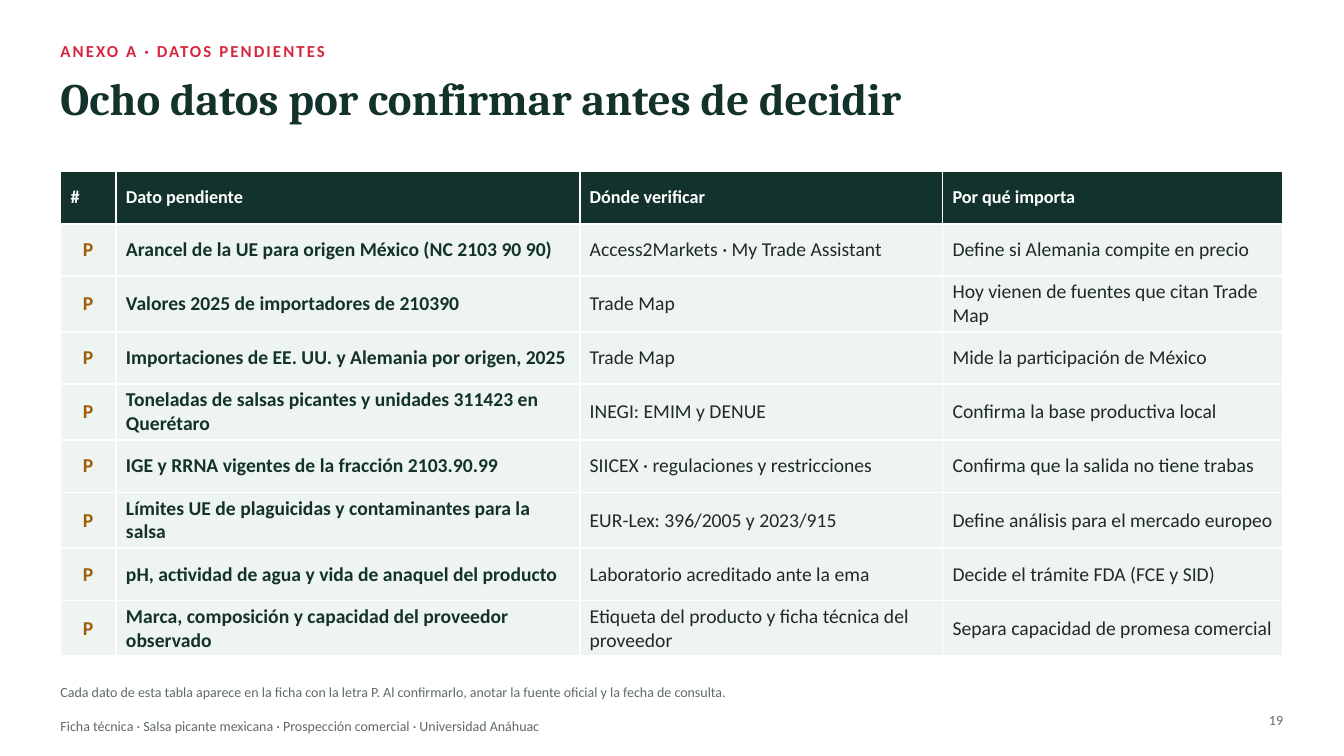
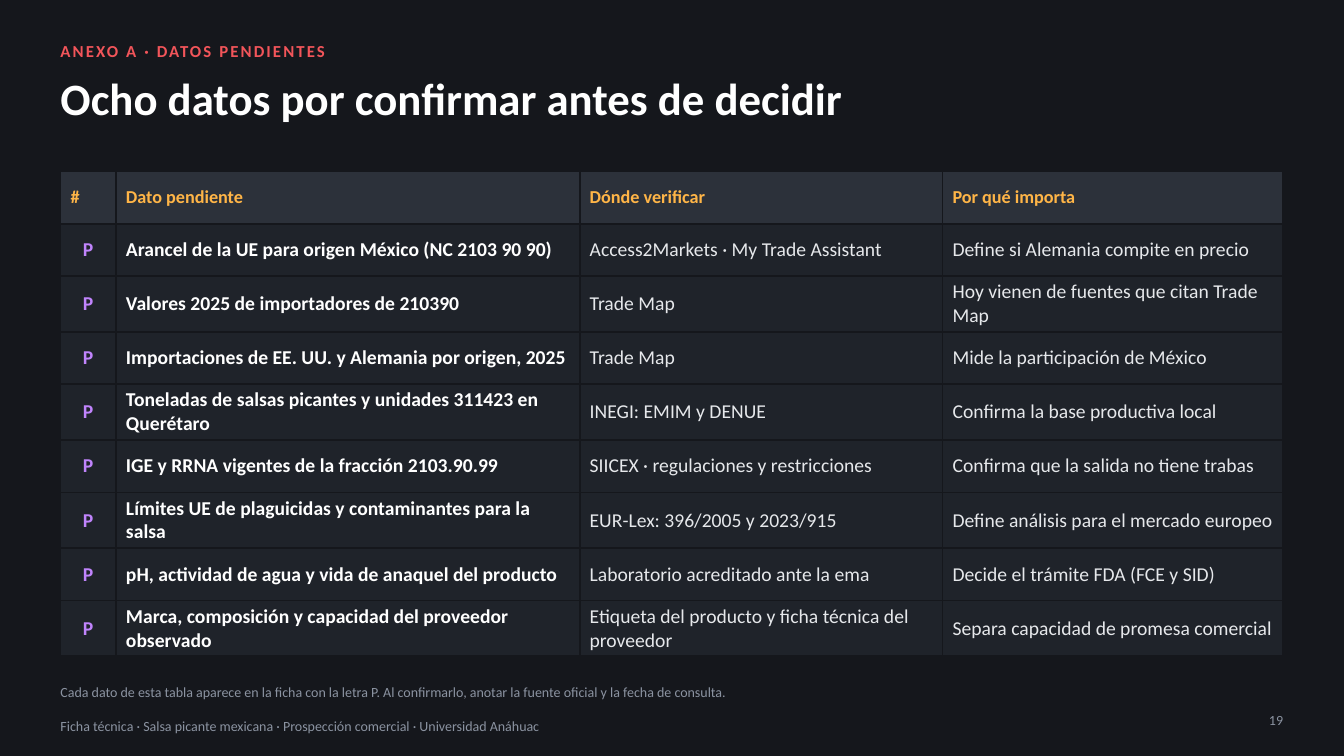
Before and after one commit to psiantonioochoa-design/Arquitectura, a slide deck: slide 19 of comercio-exterior/Ficha técnica · Salsa picante · Viabilidad arancelaria y de mercado.pptx. Drawn at 1344x756 pixels with LibreOffice and Linux fonts; fonts in the diff are those of the drawing. Boxes give left, top, right and bottom in pixels: in the first picture for what was removed or moved away, otherwise in the second. Text is boxed around its words. In the diff, an @@ line names an element or a change of style, - is before the commit and + after.

```diff
--- a/comercio-exterior/Ficha técnica · Salsa picante · Viabilidad arancelaria y de mercado.pptx
+++ b/comercio-exterior/Ficha técnica · Salsa picante · Viabilidad arancelaria y de mercado.pptx
@@ background #FFFFFF to #15171C @@
@@ text "ANEXO A · DATOS PENDIENTES" at [60, 46, 70, 57]: text colour #D7263D to #F2555A @@
@@ title "Ocho datos por confirmar antes ..." at [60, 83, 842, 122]: font Cambria to Calibri, text colour #13322B to #FFFFFF @@
@@ table at [60, 171, 1284, 654] @@
@@ fill #13322B to #2C313A in row 1 @@
@@ fill #EEF4F0 to #1F232A in 32 cells @@
@@ text colour #FFFFFF to #FFB547 in "#", "Dato pendiente", "Dónde verificar", "Por qué importa" @@
@@ text colour #A15C07 to #C084FC in "P", "P", "P", "P" and 4 more places @@
@@ text colour #13322B to #FFFFFF in "Arancel de la UE para origen México ...", "Valores 2025 de importadores de 210390", "Importaciones de EE. UU. y Alemania por ...", "Toneladas de salsas picantes y unidades 311423 ..." and 4 more places @@
@@ text colour #1F2A24 to #E6E8EB in "Access2Markets · My Trade Assistant", "Define si Alemania compite en precio", "Trade Map", "Hoy vienen de fuentes que citan Trade ..." and 12 more places @@
@@ borders changed @@
@@ text colour #5F6B66 to #8B93A1 in 3 elements at [60, 687, 726, 699], [1269, 716, 1283, 725], [60, 721, 539, 733] @@
```
Also in this commit, not shown: 23 other slides changed, 1 other file.
